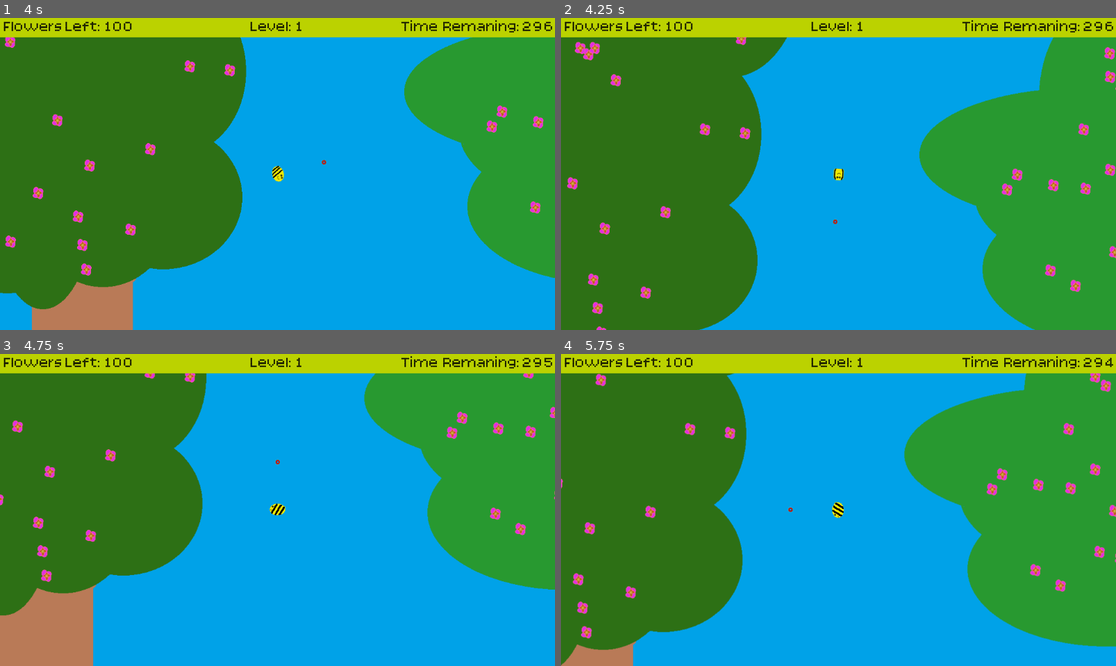
Above: before the commit, frames 1-4 (two rows, left to right).
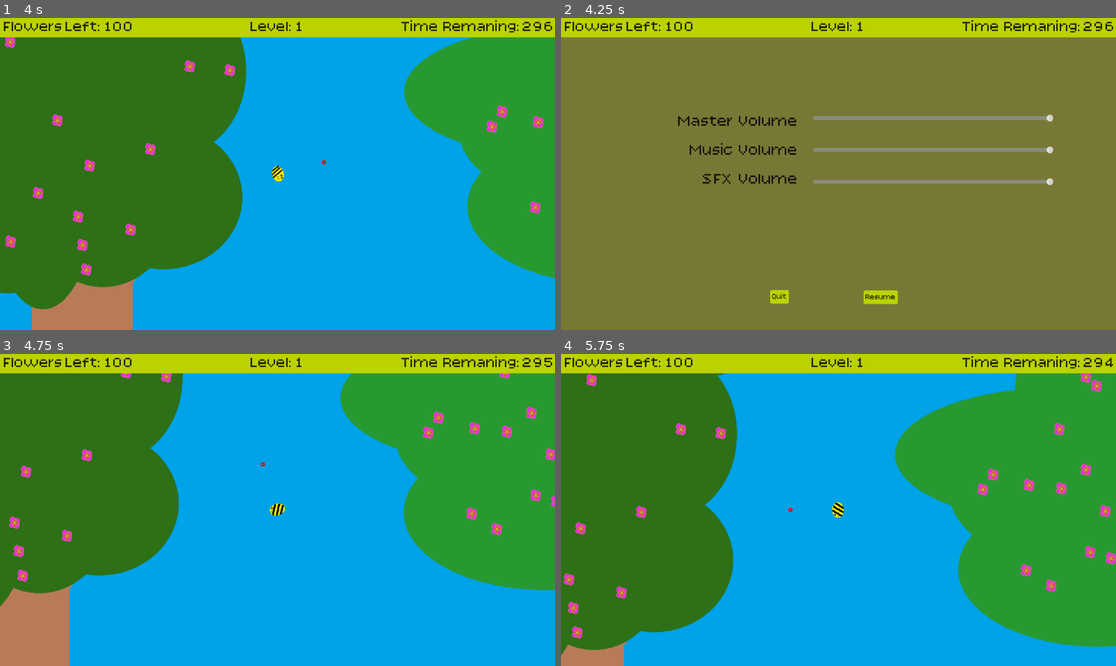
Above: after the commit, the same moments.

Repository: sparky-rss/gmtkgamejam
Game: Godot game, scene res://Scenes/world.tscn
Two runs of this game, one before a commit and one after it. Both use one fixed random seed, a clock stepped at 60 frames per second and the inputs below.
Inputs (mouse positions are in pixels of both pictures, inside the frame that each line leads up to):
- Up to frame 1 (4 s): hold D (GoRight) 0.53-1.28 s; tap Space (Loop) at 0.6, 1.55, 2.1, 2.85, 3.8 s; hold A (GoLeft) 1.28-2.03 s; tap S (Flutter) at 1.35, 3.6 s; hold D (GoRight) 2.03-3.53 s; hold A (GoLeft) from 3.53 s (still down)
- Up to frame 2 (4.25 s): keep holding A (GoLeft); tap Escape (Escape Menu, bound only after the commit) at 4.15 s
- Up to frame 3 (4.75 s): release A (GoLeft) at 4.25 s; click (321, 634) at 4.25 s, where only the run after the commit has a clickable "Resume"
- Up to frame 4 (5.75 s): hold A (GoLeft) from 5.03 s (still down); tap Space (Loop) at 5.1 s

Frame 1 is identical in both runs. In frame 2, 94% of the frame differs, in the area x 0-100%, y 6-100%; in frame 3, 9.7%; in frame 4, 6.2%.

Commit message:
Sound and pause menu setup

Diff:
--- a/Scenes/hud.tscn
+++ b/Scenes/hud.tscn
@@ -4,6 +4,7 @@
 [ext_resource type="FontFile" uid="uid://cl1ppq5evf8ug" path="res://Bitcount_Prop_Single/BitcountPropSingle-VariableFont_CRSV,ELSH,ELXP,slnt,wght.ttf" id="2_bjfho"]
 
 [node name="HUD" type="CanvasLayer"]
+process_mode = 3
 script = ExtResource("1_fccik")
 
 [node name="FlowerCount" type="Label" parent="."]
@@ -152,6 +153,7 @@
 horizontal_alignment = 2
 
 [node name="GameTimer" type="Timer" parent="."]
+process_mode = 1
 wait_time = 300.0
 autostart = true
 
@@ -212,6 +214,135 @@
 theme_override_fonts/font = ExtResource("2_bjfho")
 theme_override_font_sizes/font_size = 36
 text = "Quit"
+
+[node name="MenuBackground" type="ColorRect" parent="."]
+process_mode = 3
+visible = false
+z_index = -1
+offset_right = 1165.0
+offset_bottom = 657.0
+mouse_filter = 2
+color = Color(0.471483, 0.471234, 0.212482, 1)
+
+[node name="VBoxContainer" type="VBoxContainer" parent="MenuBackground"]
+layout_mode = 0
+offset_left = 380.0
+offset_top = 200.0
+offset_right = 1166.0
+offset_bottom = 653.0
+theme_override_constants/separation = 50
+
+[node name="MasterVolume" type="HSlider" parent="MenuBackground/VBoxContainer"]
+custom_minimum_size = Vector2(500, 0)
+layout_mode = 2
+size_flags_horizontal = 4
+size_flags_vertical = 4
+max_value = 1.0
+step = 0.01
+scrollable = false
+
+[node name="MusicVolume" type="HSlider" parent="MenuBackground/VBoxContainer"]
+custom_minimum_size = Vector2(500, 0)
+layout_mode = 2
+size_flags_horizontal = 4
+size_flags_vertical = 4
+max_value = 1.0
+step = 0.01
+scrollable = false
+
+[node name="SFXVolume" type="HSlider" parent="MenuBackground/VBoxContainer"]
+custom_minimum_size = Vector2(500, 0)
+layout_mode = 2
+size_flags_horizontal = 4
+size_flags_vertical = 4
+max_value = 1.0
+step = 0.01
+scrollable = false
+
+[node name="VBoxContainer2" type="VBoxContainer" parent="MenuBackground"]
+layout_mode = 0
+offset_left = 74.0
+offset_top = 195.0
+offset_right = 492.0
+offset_bottom = 636.0
+theme_override_constants/separation = 18
+
+[node name="Label" type="Label" parent="MenuBackground/VBoxContainer2"]
+layout_mode = 2
+size_flags_horizontal = 8
+theme_override_colors/font_color = Color(0, 0, 0, 1)
+theme_override_font_sizes/font_size = 34
+text = "Master Volume"
+
+[node name="Label2" type="Label" parent="MenuBackground/VBoxContainer2"]
+layout_mode = 2
+size_flags_horizontal = 8
+theme_override_colors/font_color = Color(0, 0, 0, 1)
+theme_override_font_sizes/font_size = 34
+text = "Music Volume"
+
+[node name="Label3" type="Label" parent="MenuBackground/VBoxContainer2"]
+layout_mode = 2
+size_flags_horizontal = 8
+theme_override_colors/font_color = Color(0, 0, 0, 1)
+theme_override_font_sizes/font_size = 34
+text = "SFX Volume"
+
+[node name="QuitButton" type="Button" parent="MenuBackground"]
+layout_mode = 1
+anchors_preset = 7
+anchor_left = 0.5
+anchor_top = 1.0
+anchor_right = 0.5
+anchor_bottom = 1.0
+offset_left = -148.5
+offset_top = -92.0
+offset_right = -109.5
+offset_bottom = -64.0
+grow_horizontal = 2
+grow_vertical = 0
+theme_override_colors/font_disabled_color = Color(0, 0, 0, 1)
+theme_override_colors/font_hover_pressed_color = Color(0, 0, 0, 1)
+theme_override_colors/font_hover_color = Color(0, 0, 0, 1)
+theme_override_colors/icon_disabled_color = Color(0, 0, 0, 1)
+theme_override_colors/icon_hover_pressed_color = Color(0, 0, 0, 1)
+theme_override_colors/icon_hover_color = Color(0, 0, 0, 1)
+theme_override_colors/icon_pressed_color = Color(0, 0, 0, 1)
+theme_override_colors/icon_focus_color = Color(0, 0, 0, 1)
+theme_override_colors/icon_normal_color = Color(0, 0, 0, 1)
+theme_override_colors/font_outline_color = Color(0, 0, 0, 1)
+theme_override_colors/font_color = Color(0, 0, 0, 1)
+theme_override_colors/font_focus_color = Color(0, 0, 0, 1)
+theme_override_colors/font_pressed_color = Color(0, 0, 0, 1)
+text = "Quit"
+
+[node name="ResumeButton" type="Button" parent="MenuBackground"]
+layout_mode = 1
+anchors_preset = 7
+anchor_left = 0.5
+anchor_top = 1.0
+anchor_right = 0.5
+anchor_bottom = 1.0
+offset_left = 45.5
+offset_top = -91.0
+offset_right = 116.5
+offset_bottom = -63.0
+grow_horizontal = 2
+grow_vertical = 0
+theme_override_colors/font_disabled_color = Color(0, 0, 0, 1)
+theme_override_colors/font_hover_pressed_color = Color(0, 0, 0, 1)
+theme_override_colors/font_hover_color = Color(0, 0, 0, 1)
+theme_override_colors/icon_disabled_color = Color(0, 0, 0, 1)
+theme_override_colors/icon_hover_pressed_color = Color(0, 0, 0, 1)
+theme_override_colors/icon_hover_color = Color(0, 0, 0, 1)
+theme_override_colors/icon_pressed_color = Color(0, 0, 0, 1)
+theme_override_colors/icon_focus_color = Color(0, 0, 0, 1)
+theme_override_colors/icon_normal_color = Color(0, 0, 0, 1)
+theme_override_colors/font_outline_color = Color(0, 0, 0, 1)
+theme_override_colors/font_color = Color(0, 0, 0, 1)
+theme_override_colors/font_focus_color = Color(0, 0, 0, 1)
+theme_override_colors/font_pressed_color = Color(0, 0, 0, 1)
+text = "Resume"
 
 [connection signal="timeout" from="YouWin/Timer" to="." method="_on_timer_timeout"]
 [connection signal="timeout" from="YouLose/LossTimer" to="." method="_on_loss_timer_timeout"]
@@ -220,3 +351,8 @@
 [connection signal="pressed" from="NextLevelButton" to="." method="_on_next_level_button_pressed"]
 [connection signal="pressed" from="RetryButton" to="." method="_on_retry_button_pressed"]
 [connection signal="pressed" from="QuitButton" to="." method="_on_quit_button_pressed"]
+[connection signal="value_changed" from="MenuBackground/VBoxContainer/MasterVolume" to="." method="_on_master_volume_value_changed"]
+[connection signal="value_changed" from="MenuBackground/VBoxContainer/MusicVolume" to="." method="_on_music_volume_value_changed"]
+[connection signal="value_changed" from="MenuBackground/VBoxContainer/SFXVolume" to="." method="_on_sfx_volume_value_changed"]
+[connection signal="pressed" from="MenuBackground/QuitButton" to="." method="_on_quit_button_pressed"]
+[connection signal="pressed" from="MenuBackground/ResumeButton" to="." method="_on_resume_button_pressed"]
--- /dev/null
+++ b/Scenes/sound_manager.tscn
@@ -0,0 +1,32 @@
+[gd_scene load_steps=7 format=3 uid="uid://bq2w5h0x5ehxm"]
+
+[ext_resource type="Script" uid="uid://k50i2o3ey5ub" path="res://Scripts/SoundManager.gd" id="1_25ke0"]
+[ext_resource type="AudioStream" uid="uid://bor7y4qc6m7qu" path="res://Sounds/Bassline.wav" id="2_tox07"]
+[ext_resource type="AudioStream" uid="uid://dt1nc8cb7itjm" path="res://Sounds/My_Song (1).mp3" id="3_1ohty"]
+[ext_resource type="AudioStream" uid="uid://bdgacvg0n0mgi" path="res://Sounds/hornet_aggro.mp3" id="3_tox07"]
+[ext_resource type="AudioStream" uid="uid://dy0prgvjhwty3" path="res://Sounds/Win.wav" id="5_08tfe"]
+[ext_resource type="AudioStream" uid="uid://ctd7i8y6xq54y" path="res://Sounds/Lose.wav" id="6_08tfe"]
+
+[node name="SoundManager" type="Node"]
+script = ExtResource("1_25ke0")
+
+[node name="Collect" type="AudioStreamPlayer" parent="."]
+stream = ExtResource("2_tox07")
+bus = &"Sfx"
+
+[node name="Aggro" type="AudioStreamPlayer" parent="."]
+stream = ExtResource("3_tox07")
+bus = &"Sfx"
+
+[node name="BGM" type="AudioStreamPlayer" parent="."]
+stream = ExtResource("3_1ohty")
+bus = &"Music"
+parameters/looping = true
+
+[node name="YouWin" type="AudioStreamPlayer" parent="."]
+stream = ExtResource("5_08tfe")
+bus = &"Music"
+
+[node name="YouLose" type="AudioStreamPlayer" parent="."]
+stream = ExtResource("6_08tfe")
+bus = &"Music"
--- a/Scenes/world.tscn
+++ b/Scenes/world.tscn
@@ -8,6 +8,7 @@
 [ext_resource type="Texture2D" uid="uid://4f4upkhdc2sp" path="res://Images/LoopTarget.png" id="3_8j60k"]
 [ext_resource type="PackedScene" uid="uid://b8wf1pgjfvxpp" path="res://Scenes/hud.tscn" id="7_k7acu"]
 [ext_resource type="Script" uid="uid://hgunqw4notri" path="res://Scripts/tree_area.gd" id="7_o06y3"]
+[ext_resource type="PackedScene" uid="uid://bq2w5h0x5ehxm" path="res://Scenes/sound_manager.tscn" id="9_5v1tr"]
 
 [sub_resource type="AtlasTexture" id="AtlasTexture_ikia7"]
 atlas = ExtResource("2_5v1tr")
@@ -508,6 +509,8 @@
 
 [node name="HUD" parent="." instance=ExtResource("7_k7acu")]
 
+[node name="SoundManager" parent="." instance=ExtResource("9_5v1tr")]
+
 [connection signal="animation_finished" from="Player/Sprite2D" to="Player" method="_on_sprite_2d_animation_finished"]
 [connection signal="area_entered" from="Player/LoopPoint/Area2D" to="Player/LoopPoint/Area2D" method="_on_area_entered"]
 [connection signal="area_exited" from="Player/LoopPoint/Area2D" to="Player/LoopPoint/Area2D" method="_on_area_exited"]
--- a/Scripts/HUD.gd
+++ b/Scripts/HUD.gd
@@ -3,12 +3,28 @@
 func _ready() -> void:
 	get_node("Level").text = str("Level: ", Globals.level)
 	Globals.global_timer = get_node("GameTimer")
+	get_node("MenuBackground/VBoxContainer/MasterVolume").value = SoundManager.master_volume
+	get_node("MenuBackground/VBoxContainer/MusicVolume").value = SoundManager.music_volume
+	get_node("MenuBackground/VBoxContainer/SFXVolume").value = SoundManager.sfx_volume
 
 func _process(_delta: float) -> void:
 	get_node("FlowerCount").text = str("Flowers Left: ", Globals.unscored_flowers)
 	get_node("TimeLeft").text = str("%0.0f" % get_node("GameTimer").time_left)
+	if Input.is_action_just_pressed("Escape Menu") and !get_node("MenuBackground").visible:
+		get_node("MenuBackground").show()
+		get_tree().paused = true
+		var retry_node = get_node("MenuBackground/ResumeButton")
+		var quit_node = get_node("MenuBackground/QuitButton")
+		style_that_box(retry_node)
+		style_that_box(quit_node)
+	elif Input.is_action_just_pressed("Escape Menu") and get_node("MenuBackground").visible:
+		get_node("MenuBackground").hide()
+		get_tree().paused = false
 
 func you_win() -> void:
+	Globals.player.stop_sound("Collect")
+	Globals.player.stop_sound("BGM")
+	Globals.player.play_sound("YouWin")
 	get_node("GameTimer").paused = true
 	var you_win_node = get_node("YouWin")
 	you_win_node.show()
@@ -16,6 +32,8 @@
 	get_node("YouWin/Timer").start()
 
 func you_lose(cause : String) -> void:
+	Globals.player.stop_sound("BGM")
+	Globals.player.play_sound("YouLose")
 	get_node("GameTimer").paused = true
 	var you_lose_node = get_node("YouLose")
 	you_lose_node.show()
@@ -64,3 +82,18 @@
 
 func _on_quit_button_pressed() -> void:
 	get_tree().quit()
+
+
+func _on_master_volume_value_changed(value: float) -> void:
+	SoundManager.set_master_volume(value)
+
+func _on_music_volume_value_changed(value: float) -> void:
+	SoundManager.set_music_volume(value)
+
+func _on_sfx_volume_value_changed(value: float) -> void:
+	SoundManager.set_sfx_volume(value)
+
+
+func _on_resume_button_pressed() -> void:
+	get_node("MenuBackground").hide()
+	get_tree().paused = false
--- /dev/null
+++ b/Scripts/SoundManager.gd
@@ -0,0 +1,44 @@
+extends Node
+
+var master_bus
+var music_bus
+var sfx_bus
+
+var master_volume : float
+var music_volume : float
+var sfx_volume : float
+
+func init_sound_system() -> void:
+	master_bus = AudioServer.get_bus_index("Master")
+	music_bus = AudioServer.get_bus_index("Music")
+	sfx_bus = AudioServer.get_bus_index("Sfx")
+	set_master_volume(1)
+	set_music_volume(1)
+	set_sfx_volume(1)
+
+func set_master_volume(value = -1) -> void:
+	master_volume = value
+	if value == -1:
+		value = get_master_volume()
+	AudioServer.set_bus_volume_db(master_bus, linear_to_db(value))
+
+func set_music_volume(value = -1) -> void:
+	music_volume = value
+	if value == -1:
+		value = get_music_volume()
+	AudioServer.set_bus_volume_db(music_bus, linear_to_db(value))
+
+func set_sfx_volume(value = -1) -> void:
+	sfx_volume = value
+	if value == -1:
+		value = get_sfx_volume()
+	AudioServer.set_bus_volume_db(sfx_bus, linear_to_db(value))
+
+func get_master_volume() -> float:
+	return master_volume
+
+func get_music_volume() -> float:
+	return music_volume
+
+func get_sfx_volume() -> float:
+	return sfx_volume
--- a/Scripts/hornet.gd
+++ b/Scripts/hornet.gd
@@ -9,7 +9,7 @@
 var disperse_direction : Vector2
 
 func _process(_delta: float) -> void:
-	if Globals.player != null and Globals.global_timer != null and !Globals.game_over and !Globals.you_win:
+	if Globals.player != null and Globals.global_timer != null:
 		if !signals_connected:
 			Globals.player.teleport_left_to_right.connect(_left_to_right)
 			Globals.player.teleport_right_to_left.connect(_right_to_left)
@@ -17,8 +17,11 @@
 		if disperse and hunt_aggression == 0:
 			position += disperse_direction
 		else:
-			position.x = (position.x * (.999 - hunt_aggression)) + (Globals.player.position.x * (.001 + hunt_aggression))
-			position.y = (position.y * .999 - hunt_aggression) + (Globals.player.position.y * .001 + hunt_aggression) + bumble
+			if !Globals.game_over and !Globals.you_win:
+				position.x = (position.x * (.999 - hunt_aggression)) + (Globals.player.position.x * (.001 + hunt_aggression))
+				position.y = (position.y * .999 - hunt_aggression) + (Globals.player.position.y * .001 + hunt_aggression) + bumble
+			else:
+				position.y = (position.y  + bumble)
 		if bumble_up:
 			bumble -= .05
 			if bumble <= -2:
@@ -56,8 +59,8 @@
 		hunt_aggression = 0.00
 
 func _on_sting_zone_body_entered(body: Node2D) -> void:
-	print("sting")
-	if body == Globals.player and !Globals.you_win:
+	if body == Globals.player and !Globals.you_win and !Globals.game_over:
+		Globals.player.play_sound("Aggro")
 		Globals.game_over = true
 		var HUD_node = get_parent().get_node("HUD")
 		HUD_node.you_lose("stung")
--- a/Scripts/player.gd
+++ b/Scripts/player.gd
@@ -23,6 +23,8 @@
 var exit_velocity : float
 
 func _ready() -> void:
+	SoundManager.init_sound_system()
+	play_sound("BGM")
 	Globals.player = self
 	player_sprite = get_node("Sprite2D")
 	player_sprite.animation = "flipRtoL"
@@ -50,7 +52,7 @@
 				exit_velocity = min(-150, incoming_velocity)
 			self.linear_velocity = Vector2(exit_velocity, -100)
 		return
-	if Globals.unscored_flowers <= 99 and !Globals.you_win and !Globals.game_over:
+	if Globals.unscored_flowers <= 0 and !Globals.you_win and !Globals.game_over:
 		Globals.you_win = true
 		var HUD_node = get_parent().get_node("HUD")
 		HUD_node.you_win()
@@ -154,3 +156,11 @@
 			var new_hornet: Node = Globals.hornet_scene.instantiate()
 			get_parent().add_child.call_deferred(new_hornet)
 			new_hornet.global_position = query.position
+
+func play_sound(sound : String) -> void:
+	var sound_manager : Node = get_parent().get_node("SoundManager")
+	sound_manager.get_node(sound).play()
+
+func stop_sound(sound : String) -> void:
+	var sound_manager : Node = get_parent().get_node("SoundManager")
+	sound_manager.get_node(sound).stop()
--- a/Scripts/target.gd
+++ b/Scripts/target.gd
@@ -48,3 +48,5 @@
 			flower.get_node("Particles").emitting = true
 			flower.scoreable = false
 			Globals.unscored_flowers -= 1
+			if !Globals.game_over:
+				Globals.player.play_sound("Collect")
--- /dev/null
+++ b/default_bus_layout.tres
@@ -0,0 +1,15 @@
+[gd_resource type="AudioBusLayout" format=3 uid="uid://bf58dotvyu7ew"]
+
+[resource]
+bus/1/name = &"Music"
+bus/1/solo = false
+bus/1/mute = false
+bus/1/bypass_fx = false
+bus/1/volume_db = 0.0
+bus/1/send = &"Master"
+bus/2/name = &"Sfx"
+bus/2/solo = false
+bus/2/mute = false
+bus/2/bypass_fx = false
+bus/2/volume_db = 0.0
+bus/2/send = &"Master"
--- a/project.godot
+++ b/project.godot
@@ -17,6 +17,7 @@
 [autoload]
 
 Globals="*res://Scripts/Globals.gd"
+SoundManager="*res://Scripts/SoundManager.gd"
 
 [global_group]
 
@@ -48,6 +49,11 @@
 "events": [Object(InputEventKey,"resource_local_to_scene":false,"resource_name":"","device":-1,"window_id":0,"alt_press …(191 unchanged characters)…
 ]
 }
+"Escape Menu"={
+"deadzone": 0.2,
+"events": [Object(InputEventKey,"resource_local_to_scene":false,"resource_name":"","device":-1,"window_id":0,"alt_pressed":false,"shift_pressed":false,"ctrl_pressed":false,"meta_pressed":false,"pressed":false,"keycode":0,"physical_keycode":4194305,"key_label":0,"unicode":0,"location":0,"echo":false,"script":null)
+]
+}
 
 [rendering]
 
Not shown: 1 places in Scenes/world.tscn that only renumber resources
Not shown, added: Scripts/SoundManager.gd.uid
Not shown, added: Sounds/Bassline.wav.import
Not shown, added: Sounds/Collect.wav.import
Not shown, added: Sounds/Lose.wav.import
Not shown, added: Sounds/My_Song (1).mp3.import
Not shown, added: Sounds/My_Song (short).mp3.import
Not shown, added: Sounds/My_Song.mp3.import
Not shown, added: Sounds/Win.wav.import
Not shown, added: Sounds/hornet_aggro.mp3.import
Not shown, added: Scripts/Collect.m4a
Not shown, added: Sounds/Bassline.wav
(and 8 more such lines)
